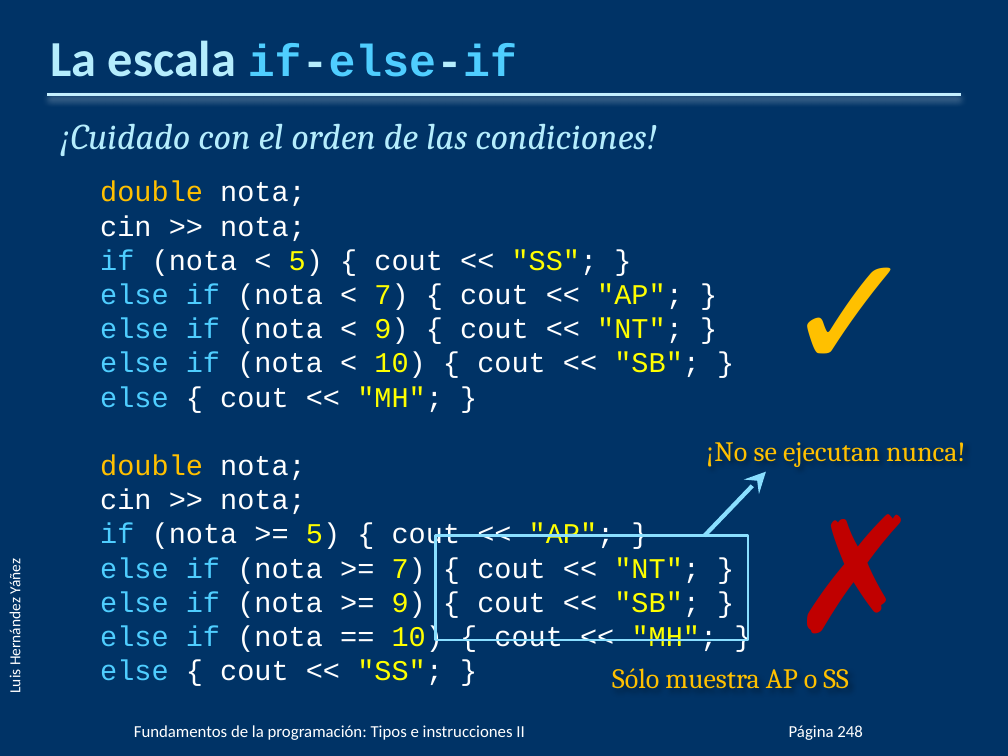
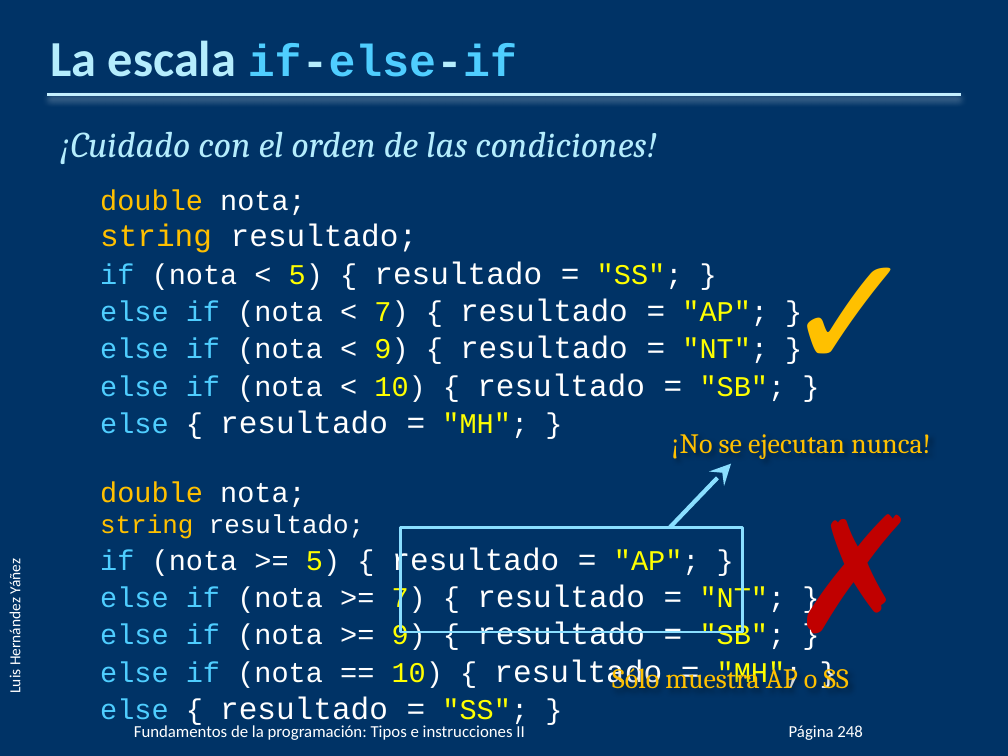
Before and after one commit to cmdgeneration/01-Fundamentos, a slide deck: slide 24 of PPTs/FP03.pptx. Drawn at 1008x756 pixels with LibreOffice and Linux fonts; fonts in the diff are those of the drawing; background and template pictures are left out. Boxes give left, top, right and bottom in pixels: in the first picture for what was removed or moved away, otherwise in the second. Text is boxed around its words. In the diff, an @@ line names an element or a change of style, - is before the commit and + after.

```diff
--- a/PPTs/FP03.pptx
+++ b/PPTs/FP03.pptx
@@ text "¡Cuidado con el orden de ...": place and size @@
-text "¡Cuidado con el orden de ..." at bbox=[60, 123, 718, 685]
+text "¡Cuidado con el orden de ..." at bbox=[60, 131, 803, 689]
@@ text at bbox=[100, 224, 786, 438]: text changed @@
-  cin >> nota;
-  if (nota < 5) { cout << "SS"; }
-  else if (nota < 7) { cout << "AP"; }
-  else if (nota < 9) { cout << "NT"; }
-  else if (nota < 10) { cout << "SB"; }
-  else { cout << "MH"; }
+  string resultado;
+  if (nota < 5) { resultado = "SS"; }
+  else if (nota < 7) { resultado = "AP"; }
+  else if (nota < 9) { resultado = "NT"; }
+  else if (nota < 10) { resultado = "SB"; }
+  else { resultado = "MH"; }
@@ text "¡No se ejecutan nunca!": place and size @@
-text "¡No se ejecutan nunca!" at bbox=[706, 442, 966, 467]
+text "¡No se ejecutan nunca!" at bbox=[672, 434, 931, 459]
@@ arrow moved from (705, 536) - (766, 472) to (669, 528) - (731, 464) @@
@@ text at bbox=[100, 514, 803, 689]: text changed @@
-  cin >> nota;
-  if (nota >= 5) { cout << "AP"; }
-  else if (nota >= 7) { cout << "NT"; }
-  else if (nota >= 9) { cout << "SB"; }
-  else if (nota == 10) { cout << "MH"; }
-  else { cout << "SS"; }
+  string resultado;
+  if (nota >= 5) { resultado = "AP"; }
+  else if (nota >= 7) { resultado = "NT"; }
+  else if (nota >= 9) { resultado = "SB"; }
+  else if (nota == 10) { resultado = "MH"; }
+  else { resultado = "SS"; }
@@ rectangle: place and size @@
-rectangle at bbox=[435, 536, 748, 640]
+rectangle at bbox=[401, 528, 743, 632]
```
Also in this commit, not shown: 41 other slides changed, 4 other files.
